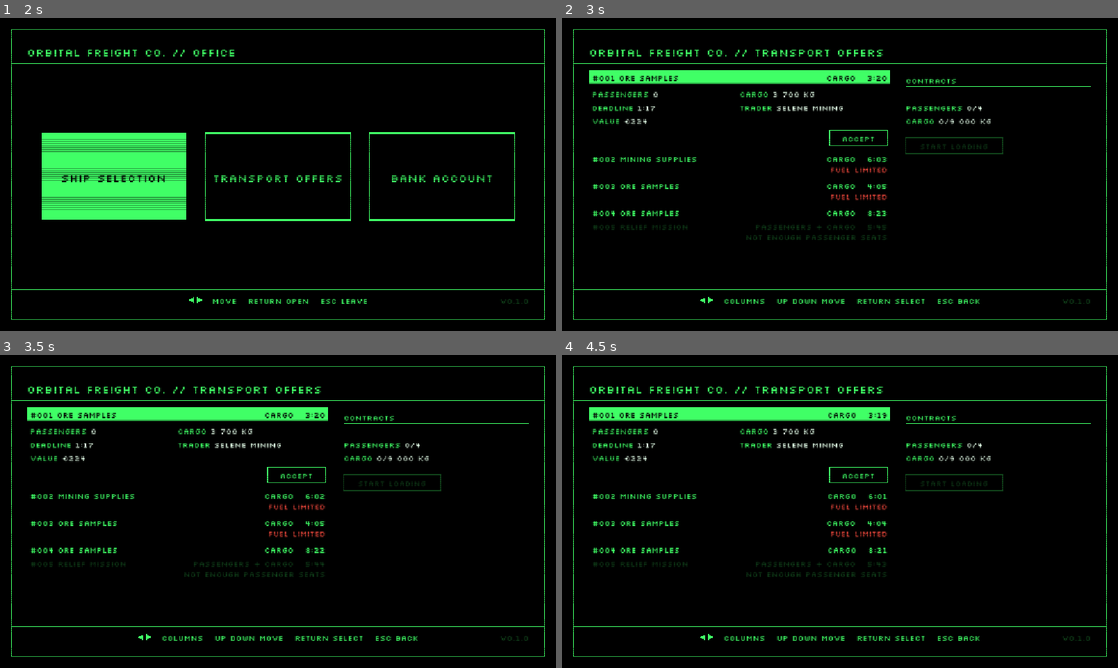
Above: before the commit, frames 1-4 (two rows, left to right).
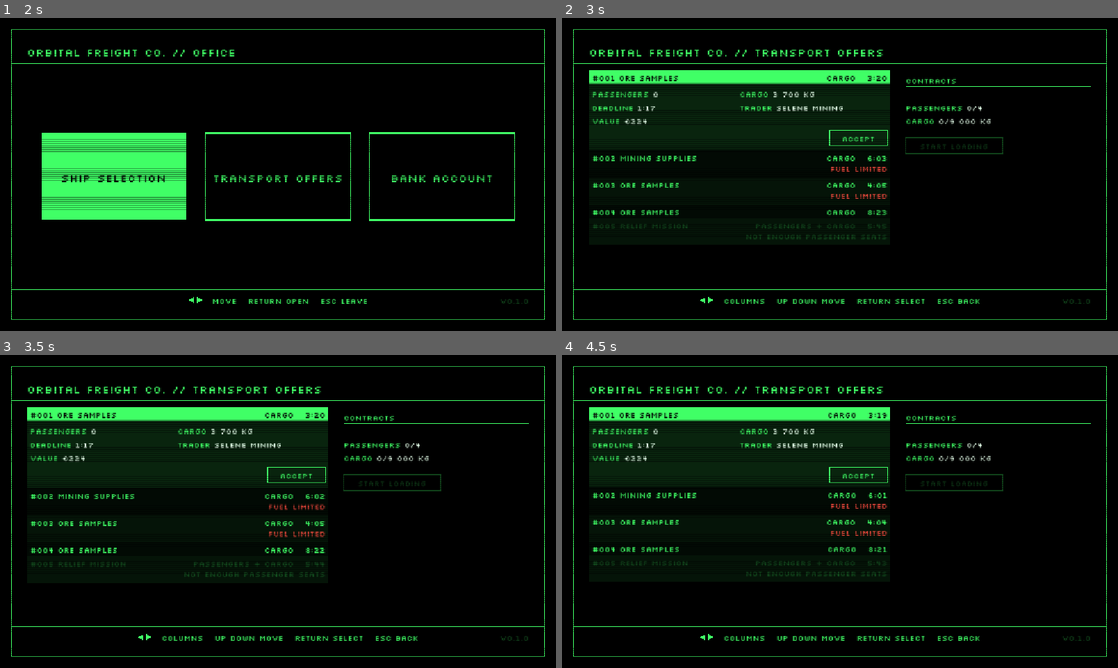
Above: after the commit, the same moments.

Repository: pkopczynski/lunar-lander
Game: Godot game, scene res://main.tscn
Same seed, same stepped clock (60 frames per second), same inputs: the game is played once before the commit and once after it.
Inputs (mouse positions are in pixels of both pictures, inside the frame that each line leads up to):
- Up to frame 1 (2 s): tap Enter (ui_accept) at 0.5, 1.35, 1.52, 1.82 s; move the mouse to (400, 158) at 0.52 s; hold Right (ui_right) 0.53-1.28 s; hold Enter (ui_accept) 0.53-1.28 s; click (400, 158) at 0.67 s; move the mouse to (166, 190) at 1.27 s; hold Down (ui_down) from 1.28 s (still down)
- Up to frame 2 (3 s): move the mouse to (895, 105) at 2.02 s; release Down (ui_down) at 2.03 s; hold Right (ui_right) 2.03-2.78 s; hold Enter (ui_accept) 2.03-2.78 s; tap R (restart) at 2.75 s; move the mouse to (812, 237) at 2.77 s; hold Up (ui_up) from 2.78 s (still down); tap Enter (ui_accept) at 2.85 s; click (812, 237) at 2.92 s
- Up to frame 3 (3.5 s): keep holding Up (ui_up); tap Enter (ui_accept) at 3.02, 3.32 s
- Up to frame 4 (4.5 s): move the mouse to (1006, 558) at 3.52 s; release Up (ui_up) at 3.53 s; hold Enter (ui_accept) 3.53-4.28 s; hold Left (ui_left) from 3.53 s (still down); move the mouse to (673, 464) at 4.27 s; tap Enter (ui_accept) at 4.35 s

Frame 1 is identical in both runs. In frame 2, 8.8% of the frame differs, in the area x 4-59%, y 21-71%; in frame 3, 7.7%; in frame 4, 8.8%.

Commit message:
feat: scroll the Transport offer list, with row tints and opening details
Rows alternate between two faint green tints, open details grow open over
~0.15 s on a stronger tint, and the list scrolls to keep the cursor in view
with drawn ▲/▼ markers when more lies above or below. The animation,
scrolling, markers and tints live in ExpandableList for the Bank account.

Co-Authored-By: Claude Opus 5.5 <noreply@anthropic.com>

Diff:
--- a/expandable_list.gd
+++ b/expandable_list.gd
@@ -5,17 +5,38 @@
 # Open rows and the cursor are kept by item, not index, so they stay with their item as
 # rows above come and go; items that leave the list drop out. The caller passes the
 # current items, and whether an open item's button can be selected.
+# It also keeps what the list's drawing shares: open details grow open over OPEN_TIME, the
+# list scrolls to keep the cursor in view, and drawn ▲/▼ markers (Silkscreen has no arrow
+# glyphs) show when content lies above or below. Row tints are Office colours.
+
+# Opening animation: seconds the details take to grow open, and its ease (below 1 eases out).
+const OPEN_TIME := 0.15
+const OPEN_EASE := 0.5
+# ▲/▼ markers: triangle size, and their gap from the list's right edge.
+const MARKER_SIZE := Vector2(10, 7)
+const MARKER_GAP := 8.0
 
 var expanded: Array = []
 # The row under the cursor, and whether the cursor is on that row's button instead.
 var row := 0
 var on_button := false
 var _item: Object
+# Pixels the list is scrolled down, with the content and view heights and the cursor's span
+# (top, bottom) in content pixels from the last follow().
+var scroll := 0.0
+var _content_height := 0.0
+var _view_height := 0.0
+var _cursor := Vector2.ZERO
+# Seconds since each open item opened.
+var _opened := {}
 
 
 # Follows the cursor's item and drops open items that left; call before reading or moving.
 func sync(items: Array, has_button: Callable) -> void:
 	expanded = expanded.filter(func(item: Object) -> bool: return item in items)
+	for item: Object in _opened.keys():
+		if not item in expanded:
+			_opened.erase(item)
 	if _item in items:
 		row = items.find(_item)
 	row = clampi(row, 0, items.size() - 1)
@@ -50,6 +71,7 @@
 		expanded.erase(_item)
 	else:
 		expanded.append(_item)
+		_opened[_item] = 0.0
 	on_button = false
 
 
@@ -63,5 +85,78 @@
 	return true
 
 
+func tick(delta: float) -> void:
+	for item: Object in _opened:
+		_opened[item] += delta
+
+
+# How far the item's details are open: 0 closed, 1 fully open.
+func open_share(item: Object) -> float:
+	if not item in expanded:
+		return 0.0
+	return ease(clampf(_opened.get(item, OPEN_TIME) / OPEN_TIME, 0.0, 1.0), OPEN_EASE)
+
+
+# Scrolls just enough to keep the cursor in a view_height tall view. measure(item) gives
+# Vector2(row height, details height when fully open); an open item's button takes the
+# bottom button_height of its details.
+func follow(items: Array, measure: Callable, view_height: float, button_height: float) -> void:
+	var top := 0.0
+	_cursor = Vector2.ZERO
+	for item: Object in items:
+		var heights: Vector2 = measure.call(item)
+		var bottom := top + heights.x + heights.y * open_share(item)
+		if item == _item:
+			_cursor = Vector2(bottom - button_height, bottom) if on_button else Vector2(top, top + heights.x)
+		top = bottom
+	_content_height = top
+	_view_height = view_height
+	scroll = clampf(scroll, _cursor.y - view_height, _cursor.x)
+	scroll = clampf(scroll, 0.0, maxf(_content_height - view_height, 0.0))
+
+
+func more_above() -> bool:
+	return scroll > 0.0
+
+
+func more_below() -> bool:
+	return scroll + _view_height < _content_height
+
+
+func cursor_in_view() -> bool:
+	return _cursor.x >= scroll and _cursor.y <= scroll + _view_height
+
+
+# ▲ at the top and ▼ at the bottom, just right of the list's area, where content lies beyond.
+func draw_markers(canvas: CanvasItem, area: Rect2, color: Color) -> void:
+	var x := area.end.x + MARKER_GAP
+	var half := MARKER_SIZE.x / 2.0
+	if more_above():
+		var top := area.position.y
+		canvas.draw_colored_polygon(PackedVector2Array([Vector2(x + half, top), Vector2(x + MARKER_SIZE.x, top + MARKER_SIZE.y),
+			Vector2(x, top + MARKER_SIZE.y)]), color)
+	if more_below():
+		var bottom := area.end.y
+		canvas.draw_colored_polygon(PackedVector2Array([Vector2(x, bottom - MARKER_SIZE.y),
+			Vector2(x + MARKER_SIZE.x, bottom - MARKER_SIZE.y), Vector2(x + half, bottom)]), color)
+
+
+# Alternating faint row tints, lighter on even rows.
+static func row_tint(index: int) -> Color:
+	return Office.ROW_TINT_LIGHT if index % 2 == 0 else Office.ROW_TINT_DARK
+
+
+# Draws a filled rect cut to the clip area; drawing has no clipping of its own.
+static func draw_clipped_rect(canvas: CanvasItem, rect: Rect2, clip: Rect2, color: Color) -> void:
+	var visible := rect.intersection(clip)
+	if visible.has_area():
+		canvas.draw_rect(visible, color)
+
+
+# Whether a line of text at this baseline lies wholly in the clip area; lines that don't are skipped.
+static func line_fits(baseline_y: float, font_size: int, clip: Rect2) -> bool:
+	return baseline_y - font_size >= clip.position.y and baseline_y <= clip.end.y
+
+
 func _has_open_button(item: Object, has_button: Callable) -> bool:
 	return item != null and item in expanded and has_button.call(item)
--- a/office.gd
+++ b/office.gd
@@ -43,6 +43,10 @@
 # Values next to green labels, and values over a limit.
 const WHITE := Color(0.9, 1.0, 0.92)
 const RED := Color(1.0, 0.3, 0.25)
+# Faint list tints: alternating rows, and open details a little stronger.
+const ROW_TINT_LIGHT := Color(0.25, 1.0, 0.4, 0.08)
+const ROW_TINT_DARK := Color(0.25, 1.0, 0.4, 0.04)
+const DETAILS_TINT := Color(0.25, 1.0, 0.4, 0.14)
 const SCANLINE_COLOR := Color(0.0, 0.0, 0.0, 0.35)
 const SCANLINE_SPACING := 4.0
 
@@ -429,7 +433,7 @@
 	draw_text(version_text(), Vector2(inner.position.x, hint_y), HINT_SIZE, inner.size.x,
 		HORIZONTAL_ALIGNMENT_RIGHT, DIM_GREEN)
 
-	var body := Rect2(inner.position.x, rule_y + LINE_GAP, inner.size.x, hint_rule_y - rule_y - 2.0 * LINE_GAP)
+	var body := body_area(view)
 	match screen:
 		Screen.MAIN:
 			draw_tiles(body)
@@ -441,6 +445,14 @@
 			draw_bank_account(body)
 	if popup != PopupKind.NONE:
 		draw_popup(view)
+
+
+# The area between the header's and the key hint's rules, where the current screen draws.
+func body_area(view: Rect2) -> Rect2:
+	var inner := view.grow(-MARGIN - PADDING)
+	var rule_y := inner.position.y + HEADER_SIZE + LINE_GAP
+	var hint_rule_y := inner.end.y - HINT_SIZE - LINE_GAP
+	return Rect2(inner.position.x, rule_y + LINE_GAP, inner.size.x, hint_rule_y - rule_y - 2.0 * LINE_GAP)
 
 
 # The main screen's tiles in a row across the middle; the selected one is inverted.
--- a/tests/test_transport_offers.gd
+++ b/tests/test_transport_offers.gd
@@ -232,3 +232,27 @@
 	await open_transport_offers()
 	check(offers().rows()[0].begins_with("#001 "), "a new run should number offers from #001, lists %s" % offers().rows())
 	check(not " TEST RUN " in " ".join(offers().rows()), "the last run's known offer should be gone, lists %s" % offers().rows())
+
+
+func test_a_tall_list_scrolls_to_the_last_accept_and_marks_what_lies_beyond() -> void:
+	var known: Array[TransportOffer] = []
+	for i in Economy.MAX_OFFERS:
+		known.append(known_offer(1, 0.0, 1000.0 + i))
+		economy().put_offer(known[i])
+	await open_transport_offers()
+	for offer in known:
+		await open_details(offer)
+	await select_row(0)
+	await seconds(0.5)
+	check(offers().scroll() == 0.0 and not offers().more_above(), "the cursor on the first row should keep the list at its top, scrolled %s" % offers().scroll())
+	check(offers().more_below(), "7 open offers should overflow the list")
+	await select_row(known.size() - 1)
+	await press(&"ui_down")
+	await seconds(0.5)
+	check(offers().on_accept(), "Down should reach the last offer's ACCEPT")
+	check(offers().scroll() > 0.0, "reaching the last ACCEPT should scroll the list")
+	check(offers().cursor_in_view(), "the last ACCEPT should be scrolled into view, scrolled %s" % offers().scroll())
+	check(offers().more_above() and not offers().more_below(), "at the bottom the list should mark content above only")
+	await press(&"ui_accept")
+	await press(&"ui_accept")
+	check(known[-1] in economy().contracts, "the last ACCEPT should accept its offer")
--- a/transport_offers_screen.gd
+++ b/transport_offers_screen.gd
@@ -14,6 +14,8 @@
 const ROW_PADDING := 6.0
 const DETAIL_COLUMNS := 2
 const ACCEPT_SIZE := Vector2(120, 32)
+# The ACCEPT button with its padding above and below, at the bottom of open details.
+const ACCEPT_SPAN := ACCEPT_SIZE.y + 4.0 * ROW_PADDING
 const START_LOADING_SIZE := Vector2(200, 32)
 const NOTICE_PADDING := Vector2(8, 4)
 
@@ -53,6 +55,8 @@
 
 func tick(delta: float) -> void:
 	notice_left = maxf(notice_left - delta, 0.0)
+	list.tick(delta)
+	follow()
 
 
 # An open offer that expires just closes; one whose ARE YOU SURE? is showing closes that too
@@ -111,6 +115,25 @@
 	list.sync(economy.offers, fits)
 
 
+# Scrolls the list to keep the cursor in view.
+func follow() -> void:
+	sync()
+	list.follow(economy.offers, measure, list_area(office.body_area(Rect2(Vector2.ZERO, office.terminal.size))).size.y,
+		ACCEPT_SPAN)
+
+
+# The left column of the screen's area.
+static func list_area(area: Rect2) -> Rect2:
+	return Rect2(area.position, Vector2(area.size.x * LIST_SHARE, area.size.y))
+
+
+# An offer's row (with its reason and note lines) and fully open details, as heights.
+func measure(offer: TransportOffer) -> Vector2:
+	var row_lines := 1 + int(economy.misfit_reason(offer) != "") + int(red_note(offer) != "")
+	var detail_lines := ceili(float(detail_pairs(offer).size()) / DETAIL_COLUMNS)
+	return Vector2(row_lines * ROW_HEIGHT, detail_lines * ROW_HEIGHT + ACCEPT_SPAN)
+
+
 # An offer's ACCEPT can be selected only when the offer fits.
 func fits(offer: TransportOffer) -> bool:
 	return economy.misfit_reason(offer) == ""
@@ -121,6 +144,29 @@
 # The notice showing, such as OFFER EXPIRED, or "".
 func notice() -> String:
 	return notice_text if notice_left > 0.0 else ""
+
+
+# Pixels the list is scrolled down to keep the cursor in view.
+func scroll() -> float:
+	follow()
+	return list.scroll
+
+
+# Whether the list has content above or below its area, shown by the ▲/▼ markers.
+func more_above() -> bool:
+	follow()
+	return list.more_above()
+
+
+func more_below() -> bool:
+	follow()
+	return list.more_below()
+
+
+# Whether the row or ACCEPT under the cursor lies wholly in the list's area.
+func cursor_in_view() -> bool:
+	follow()
+	return list.cursor_in_view()
 
 
 # The rows whose details are open, top to bottom.
@@ -264,10 +310,15 @@
 
 func draw(area: Rect2) -> void:
 	sync()
-	var column := Rect2(area.position, Vector2(area.size.x * LIST_SHARE, area.size.y))
-	var y := column.position.y
+	var column := list_area(area)
+	list.follow(economy.offers, measure, column.size.y, ACCEPT_SPAN)
+	# Drawing has no clipping, so tints are cut to the column and lines outside it are skipped.
+	var y := column.position.y - list.scroll
 	for i in economy.offers.size():
 		var offer := economy.offers[i]
+		var heights := measure(offer)
+		ExpandableList.draw_clipped_rect(office.terminal, Rect2(column.position.x, y, column.size.x, heights.x), column,
+			ExpandableList.row_tint(i))
 		var row := Rect2(column.position.x, y, column.size.x, ROW_HEIGHT)
 		# With focus on the Contracts, the list's row is outlined instead of inverted.
 		var under_cursor := i == list.row and not list.on_button
@@ -275,29 +326,35 @@
 		var reason := economy.misfit_reason(offer).to_upper()
 		var lit := Office.GREEN if reason == "" else Office.DIM_GREEN
 		if selected:
-			office.terminal.draw_rect(row, lit)
-		elif under_cursor:
+			ExpandableList.draw_clipped_rect(office.terminal, row, column, lit)
+		elif under_cursor and column.encloses(row):
 			office.terminal.draw_rect(row, lit, false, Office.LINE_WIDTH)
 		var color := Office.BLACK if selected else lit
 		var baseline := Vector2(row.position.x + ROW_PADDING, row.get_center().y + Office.TEXT_SIZE / 2.0)
 		var width := row.size.x - 2.0 * ROW_PADDING
-		office.draw_text(offer.label(), baseline, Office.TEXT_SIZE, width,
-			HORIZONTAL_ALIGNMENT_LEFT, color)
-		office.draw_text("%s   %s" % [TransportOffer.KIND_LABELS[offer.kind()], TransportOffer.countdown(offer.time_left)],
-			baseline, Office.TEXT_SIZE, width, HORIZONTAL_ALIGNMENT_RIGHT, color)
+		if ExpandableList.line_fits(baseline.y, Office.TEXT_SIZE, column):
+			office.draw_text(offer.label(), baseline, Office.TEXT_SIZE, width,
+				HORIZONTAL_ALIGNMENT_LEFT, color)
+			office.draw_text("%s   %s" % [TransportOffer.KIND_LABELS[offer.kind()], TransportOffer.countdown(offer.time_left)],
+				baseline, Office.TEXT_SIZE, width, HORIZONTAL_ALIGNMENT_RIGHT, color)
 		y += ROW_HEIGHT
-		if reason != "":
-			office.draw_text(reason, Vector2(baseline.x, y + Office.TEXT_SIZE), Office.TEXT_SIZE, width,
-				HORIZONTAL_ALIGNMENT_RIGHT, Office.DIM_GREEN)
+		var note := red_note(offer)
+		for line: Array in [[reason, Office.DIM_GREEN], [note, Office.RED]]:
+			if line[0] == "":
+				continue
+			if ExpandableList.line_fits(y + Office.TEXT_SIZE, Office.TEXT_SIZE, column):
+				office.draw_text(line[0], Vector2(baseline.x, y + Office.TEXT_SIZE), Office.TEXT_SIZE, width,
+					HORIZONTAL_ALIGNMENT_RIGHT, line[1])
 			y += ROW_HEIGHT
-		var note := red_note(offer)
-		if note != "":
-			office.draw_text(note, Vector2(baseline.x, y + Office.TEXT_SIZE), Office.TEXT_SIZE, width,
-				HORIZONTAL_ALIGNMENT_RIGHT, Office.RED)
-			y += ROW_HEIGHT
-		if offer in list.expanded:
+		var open_height := heights.y * list.open_share(offer)
+		if open_height > 0.0:
+			# Open details grow from the row on a stronger tint, cut to their height so far.
+			var clip := Rect2(column.position.x, y, column.size.x, open_height).intersection(column)
+			ExpandableList.draw_clipped_rect(office.terminal, clip, column, Office.DETAILS_TINT)
 			var accept_selected := i == list.row and list.on_button and focus == Column.OFFERS
-			y = draw_details(offer, Vector2(baseline.x, y), width, reason == "", accept_selected)
+			draw_details(offer, Vector2(baseline.x, y), width, reason == "", accept_selected, clip)
+			y += open_height
+	list.draw_markers(office.terminal, column, Office.GREEN)
 	if notice() != "":
 		draw_notice(Vector2(column.position.x, column.end.y))
 	var right_x := column.end.x + COLUMN_GAP
@@ -344,9 +401,10 @@
 
 
 # Draws the details in two columns under the row, labels green and values white, then ACCEPT
-# at their bottom right (inverted when selected, dimmed when the offer doesn't fit); returns
-# the y below them.
-func draw_details(offer: TransportOffer, top_left: Vector2, width: float, fits: bool, selected: bool) -> float:
+# at their bottom right (inverted when selected, dimmed when the offer doesn't fit). Only
+# what lies wholly in clip is drawn.
+func draw_details(offer: TransportOffer, top_left: Vector2, width: float, fits: bool, selected: bool,
+		clip: Rect2) -> void:
 	var y := top_left.y
 	var pairs := detail_pairs(offer)
 	var column_width := width / DETAIL_COLUMNS
@@ -354,12 +412,16 @@
 		var x := top_left.x + (i % DETAIL_COLUMNS) * column_width
 		if i % DETAIL_COLUMNS == 0:
 			y += ROW_HEIGHT
+		if not ExpandableList.line_fits(y, Office.TEXT_SIZE, clip):
+			continue
 		var label: String = pairs[i][0] + " "
 		office.draw_text(label, Vector2(x, y), Office.TEXT_SIZE, column_width)
 		var label_width := office.text_width(label, Office.TEXT_SIZE)
 		office.draw_text(pairs[i][1], Vector2(x + label_width, y), Office.TEXT_SIZE, column_width - label_width,
 			HORIZONTAL_ALIGNMENT_LEFT, Office.WHITE)
 	var button := Rect2(Vector2(top_left.x + width - ACCEPT_SIZE.x, y + ROW_PADDING * 2.0), ACCEPT_SIZE)
+	if not clip.encloses(button):
+		return
 	var lit := Office.GREEN if fits else Office.DIM_GREEN
 	if selected:
 		office.terminal.draw_rect(button, lit)
@@ -367,4 +429,3 @@
 		office.terminal.draw_rect(button, lit, false, Office.LINE_WIDTH)
 	office.draw_text(ACCEPT_TEXT, Vector2(button.position.x, button.get_center().y + Office.TEXT_SIZE / 2.0),
 		Office.TEXT_SIZE, button.size.x, HORIZONTAL_ALIGNMENT_CENTER, Office.BLACK if selected else lit)
-	return button.end.y + ROW_PADDING * 2.0
